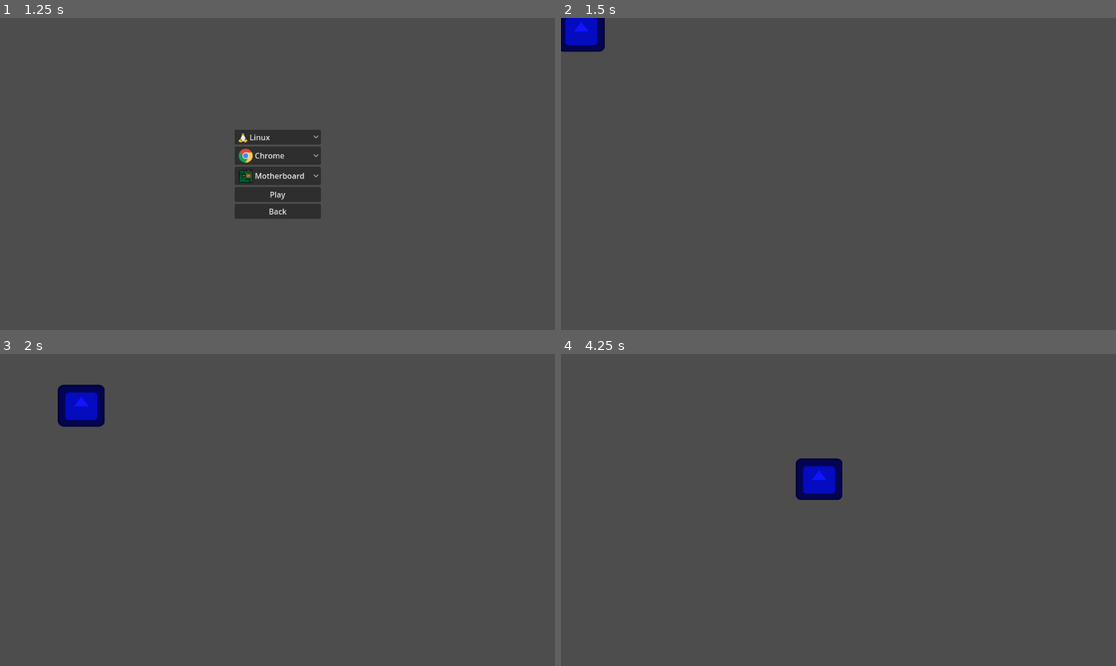
Above: before the commit, frames 1-4 (two rows, left to right).
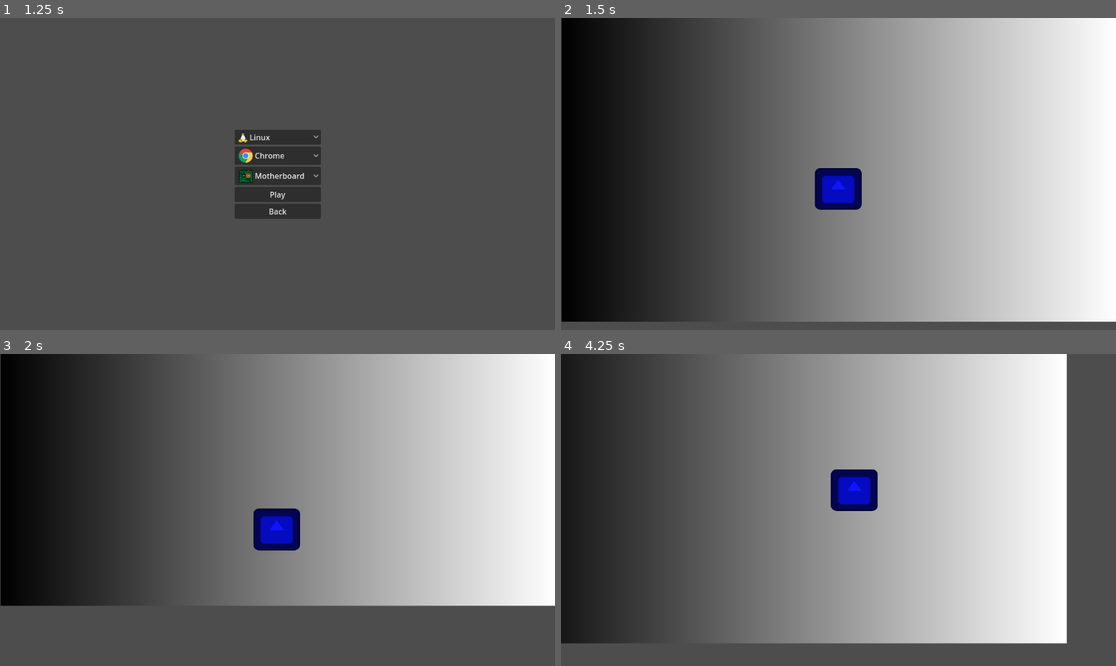
Above: after the commit, the same moments.

Repository: rutesantos4/ram-killer-scale-game-off-2023
Game: Godot game, scene res://main_menu.tscn
Two runs of this game, one before a commit and one after it. Both use one fixed random seed, a clock stepped at 60 frames per second and the inputs below. The engine's default icon, where the game draws it, is replaced by a stand-in: a white triangle on a blue panel in a dark square.
Inputs (mouse positions are in pixels of both pictures, inside the frame that each line leads up to):
- Up to frame 1 (1.25 s): click "Play" at 0.5 s
- Up to frame 2 (1.5 s): click "Play" at 1.25 s
- Up to frame 3 (2 s): no input
- Up to frame 4 (4.25 s): move the mouse to (960, 494) at 2.02 s; move the mouse to (727, 525) at 2.77 s; move the mouse to (894, 441) at 3.52 s

Frame 1 is identical in both runs. In frame 2, 79% of the frame differs, in the area x 0-100%, y 0-98%; in frame 3, 65%; in frame 4, 67%.

Commit message:
feat: add camera to player and (temp) background to game

Diff:
--- a/game.tscn
+++ b/game.tscn
@@ -6,16 +6,31 @@
 [sub_resource type="CircleShape2D" id="CircleShape2D_vgd7c"]
 radius = 47.5184
 
+[sub_resource type="Gradient" id="Gradient_o5tih"]
+
+[sub_resource type="GradientTexture1D" id="GradientTexture1D_8xb3q"]
+gradient = SubResource("Gradient_o5tih")
+
 [node name="Game" type="Node2D"]
 
 [node name="Player" type="CharacterBody2D" parent="."]
 script = ExtResource("1_u70lx")
 
-[node name="Sprite2D" type="Sprite2D" parent="Player"]
+[node name="PlayerSprite2D" type="Sprite2D" parent="Player"]
 modulate = Color(0.0666667, 0.0823529, 1, 1)
 position = Vector2(2.38419e-07, -2.38419e-07)
 scale = Vector2(0.757812, 0.675781)
 texture = ExtResource("3_2p50g")
 
-[node name="CollisionShape2D" type="CollisionShape2D" parent="Player"]
+[node name="PlayerCollisionShape" type="CollisionShape2D" parent="Player"]
 shape = SubResource("CircleShape2D_vgd7c")
+
+[node name="Camera2D" type="Camera2D" parent="Player"]
+position_smoothing_enabled = true
+rotation_smoothing_enabled = true
+
+[node name="Background" type="Sprite2D" parent="."]
+show_behind_parent = true
+position = Vector2(2.49997, -0.999984)
+scale = Vector2(4.51172, 650)
+texture = SubResource("GradientTexture1D_8xb3q")
Not shown: 1 places in game.tscn that only renumber resources
